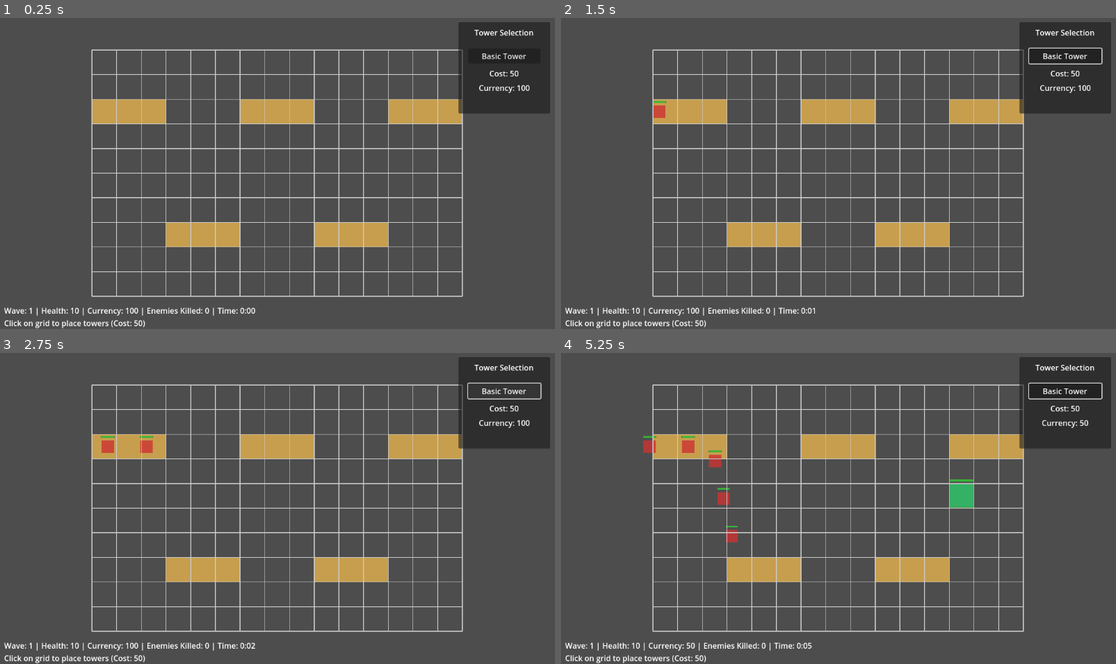
Above: before the commit, frames 1-4 (two rows, left to right).
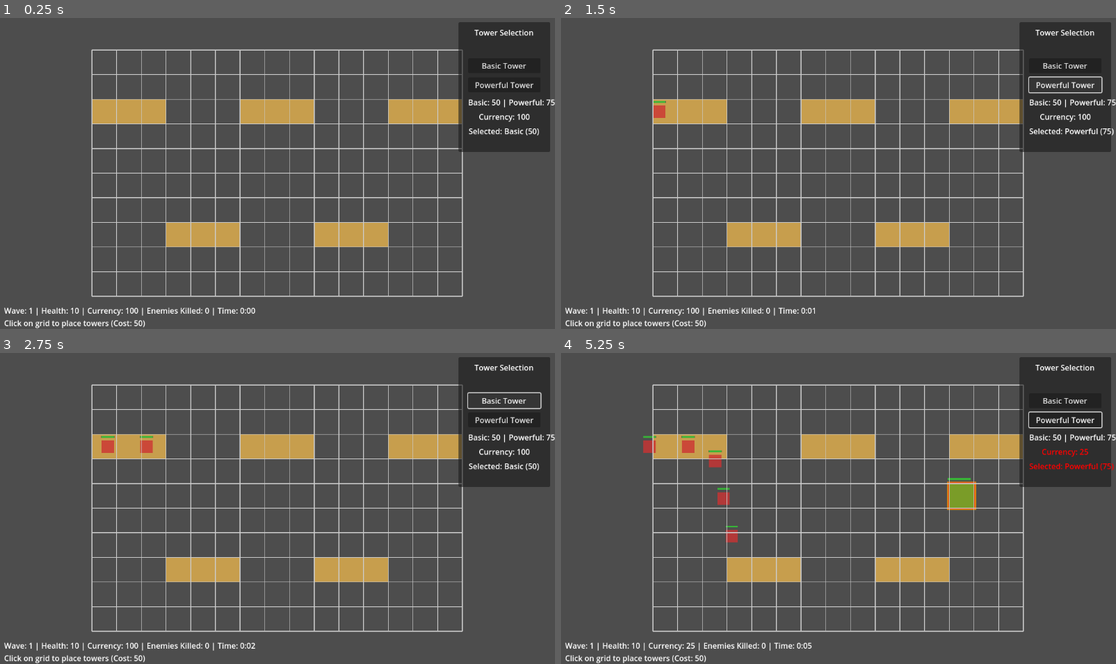
Above: after the commit, the same moments.

Repository: rivie13/CyberCrawler_basic_tower_defense_demo
Game: Godot game, scene res://scenes/Main.tscn
The game is run twice, just before and just after one commit, with the same random seed, the same clock (stepped at 60 frames per second) and the same inputs.
Inputs (mouse positions are in pixels of both pictures, inside the frame that each line leads up to):
- Up to frame 1 (0.25 s): no input
- Up to frame 2 (1.5 s): click "Basic Tower" at 0.5 s; click (1066, 86) at 1.25 s, where only the run after the commit has a clickable "Powerful Tower"
- Up to frame 3 (2.75 s): click "Basic Tower" at 2 s
- Up to frame 4 (5.25 s): click (1066, 421) at 2.75 s, where only the run after the commit has a clickable "Powerful Tower"; click "Basic Tower" at 3.5 s; click (1066, 421) at 4.25 s, where only the run after the commit has a clickable "Powerful Tower"; tap G at 5 s; move the mouse to (960, 492) at 5.02 s; click (960, 492) at 5.17 s

The runs differ from the first frame. In frame 1, 2.5% of the frame differs, in the area x 82-100%, y 11-44%; in frame 2, 2.7%; in frame 3, 2.7%; in frame 4, 3.3%, in the area x 22-100%, y 9-96%.

Commit message:
feat: Add PowerfulTower with enhanced stats and alert system integration
- Create PowerfulTower class with enhanced damage (4), range (250), attack rate (2.5)
- Add PowerfulTower scene with distinct red-orange visual styling
- Update CurrencyManager to support multiple tower types with different costs
- Update TowerManager to handle basic and powerful tower placement
- Enhance Main.tscn UI with powerful tower button and tower selection system
- Update MainController with tower selection state and UI updates
- Integrate powerful towers with RivalHackerManager threat level system
- PowerfulTower has power level ~0.82 which will trigger alert system thresholds

Power calculations:
- Basic Tower: damage=1, range=150, rate=1.0  power level ~0.33 (not powerful)
- Powerful Tower: damage=4, range=250, rate=2.5  power level ~0.82 (highly powerful)

This addresses the Trello task: 'create a powerful tower for the alert system to use'

Diff:
--- a/cybercrawler_basictowerdefense/scenes/Main.tscn
+++ b/cybercrawler_basictowerdefense/scenes/Main.tscn
@@ -30,7 +30,7 @@
 offset_left = -200.0
 offset_top = 10.0
 offset_right = -10.0
-offset_bottom = 200.0
+offset_bottom = 280.0
 
 [node name="TowerSelectionLabel" type="Label" parent="UI/TowerSelectionPanel"]
 layout_mode = 0
@@ -50,10 +50,22 @@
 anchor_right = 0.5
 anchor_bottom = 0.5
 offset_left = -75.0
-offset_top = -40.0
+offset_top = -60.0
 offset_right = 75.0
-offset_bottom = -10.0
+offset_bottom = -30.0
 text = "Basic Tower"
+
+[node name="PowerfulTowerButton" type="Button" parent="UI/TowerSelectionPanel"]
+layout_mode = 0
+anchor_left = 0.5
+anchor_top = 0.5
+anchor_right = 0.5
+anchor_bottom = 0.5
+offset_left = -75.0
+offset_top = -20.0
+offset_right = 75.0
+offset_bottom = 10.0
+text = "Powerful Tower"
 
 [node name="CostLabel" type="Label" parent="UI/TowerSelectionPanel"]
 layout_mode = 0
@@ -62,9 +74,10 @@
 anchor_right = 0.5
 anchor_bottom = 0.5
 offset_left = -75.0
+offset_top = 20.0
 offset_right = 75.0
-offset_bottom = 20.0
-text = "Cost: 50"
+offset_bottom = 40.0
+text = "Basic: 50 | Powerful: 75"
 horizontal_alignment = 1
 
 [node name="CurrencyLabel" type="Label" parent="UI/TowerSelectionPanel"]
@@ -74,8 +87,21 @@
 anchor_right = 0.5
 anchor_bottom = 0.5
 offset_left = -75.0
-offset_top = 30.0
+offset_top = 50.0
 offset_right = 75.0
-offset_bottom = 50.0
+offset_bottom = 70.0
 text = "Currency: 100"
 horizontal_alignment = 1
+
+[node name="SelectedTowerLabel" type="Label" parent="UI/TowerSelectionPanel"]
+layout_mode = 0
+anchor_left = 0.5
+anchor_top = 0.5
+anchor_right = 0.5
+anchor_bottom = 0.5
+offset_left = -75.0
+offset_top = 80.0
+offset_right = 75.0
+offset_bottom = 100.0
+text = "Selected: Basic"
+horizontal_alignment = 1
--- /dev/null
+++ b/cybercrawler_basictowerdefense/scenes/PowerfulTower.tscn
@@ -0,0 +1,6 @@
+[gd_scene load_steps=2 format=3 uid="uid://b8xd4p7vqr8wkn"]
+
+[ext_resource type="Script" path="res://scripts/Tower/PowerfulTower.gd" id="1_powerful"]
+
+[node name="PowerfulTower" type="Node2D"]
+script = ExtResource("1_powerful")
--- a/cybercrawler_basictowerdefense/scripts/Currency/CurrencyManager.gd
+++ b/cybercrawler_basictowerdefense/scripts/Currency/CurrencyManager.gd
@@ -7,7 +7,10 @@
 # Currency system
 var player_currency: int = 100  # Starting money for towers
 var currency_per_kill: int = 10  # Money earned per enemy killed
-var tower_cost: int = 50  # Cost to purchase a tower
+
+# Tower costs - updated to support multiple tower types
+var basic_tower_cost: int = 50  # Cost for basic tower
+var powerful_tower_cost: int = 75  # Cost for powerful tower
 
 func _ready():
 	# Emit initial currency amount
@@ -16,38 +19,91 @@
 func get_currency() -> int:
 	return player_currency
 
-func get_tower_cost() -> int:
-	return tower_cost
+func get_basic_tower_cost() -> int:
+	return basic_tower_cost
+
+func get_powerful_tower_cost() -> int:
+	return powerful_tower_cost
 
 func get_currency_per_kill() -> int:
 	return currency_per_kill
 
+func can_afford_basic_tower() -> bool:
+	return player_currency >= basic_tower_cost
+
+func can_afford_powerful_tower() -> bool:
+	return player_currency >= powerful_tower_cost
+
+func can_afford_tower_type(tower_type: String) -> bool:
+	match tower_type:
+		"basic":
+			return can_afford_basic_tower()
+		"powerful":
+			return can_afford_powerful_tower()
+		_:
+			print("Unknown tower type: ", tower_type)
+			return false
+
+# Backwards compatibility
 func can_afford_tower() -> bool:
-	return player_currency >= tower_cost
+	return can_afford_basic_tower()
 
 func add_currency_for_kill():
 	player_currency += currency_per_kill
 	currency_changed.emit(player_currency)
 	print("Currency earned for kill: +%d | Total: %d" % [currency_per_kill, player_currency])
 
-func purchase_tower() -> bool:
-	if not can_afford_tower():
-		print("Insufficient funds! Need %d currency, have %d" % [tower_cost, player_currency])
+func purchase_basic_tower() -> bool:
+	if not can_afford_basic_tower():
+		print("Insufficient funds! Need %d currency, have %d" % [basic_tower_cost, player_currency])
 		return false
 
-	player_currency -= tower_cost
+	player_currency -= basic_tower_cost
 	currency_changed.emit(player_currency)
-	print("Tower purchased! Cost: %d | Remaining currency: %d" % [tower_cost, player_currency])
+	print("Basic Tower purchased! Cost: %d | Remaining currency: %d" % [basic_tower_cost, player_currency])
 	return true
+
+func purchase_powerful_tower() -> bool:
+	if not can_afford_powerful_tower():
+		print("Insufficient funds! Need %d currency, have %d" % [powerful_tower_cost, player_currency])
+		return false
+
+	player_currency -= powerful_tower_cost
+	currency_changed.emit(player_currency)
+	print("Powerful Tower purchased! Cost: %d | Remaining currency: %d" % [powerful_tower_cost, player_currency])
+	return true
+
+func purchase_tower_type(tower_type: String) -> bool:
+	match tower_type:
+		"basic":
+			return purchase_basic_tower()
+		"powerful":
+			return purchase_powerful_tower()
+		_:
+			print("Unknown tower type: ", tower_type)
+			return false
+
+# Backwards compatibility
+func purchase_tower() -> bool:
+	return purchase_basic_tower()
 
 func add_currency(amount: int):
 	if amount > 0:
 		player_currency += amount
 		currency_changed.emit(player_currency)
 
+# Backwards compatibility
 func set_tower_cost(new_cost: int):
 	if new_cost > 0:
-		tower_cost = new_cost
+		basic_tower_cost = new_cost
+
+func set_basic_tower_cost(new_cost: int):
+	if new_cost > 0:
+		basic_tower_cost = new_cost
+
+func set_powerful_tower_cost(new_cost: int):
+	if new_cost > 0:
+		powerful_tower_cost = new_cost
 
 func set_currency_per_kill(new_amount: int):
 	if new_amount >= 0:
--- a/cybercrawler_basictowerdefense/scripts/MainController.gd
+++ b/cybercrawler_basictowerdefense/scripts/MainController.gd
@@ -16,6 +16,9 @@
 
 # UI update timer
 var ui_update_timer: Timer
+
+# Tower selection system
+var selected_tower_type: String = "basic"  # Default to basic tower
 
 func _ready():
 	setup_managers()
@@ -71,10 +74,15 @@
 	rival_hacker_manager.enemy_tower_placed.connect(_on_enemy_tower_placed)
 
 func setup_ui():
-	# Setup tower selection UI
-	var tower_button = $UI/TowerSelectionPanel/BasicTowerButton
-	if tower_button:
-		tower_button.pressed.connect(_on_tower_selected)
+	# Setup basic tower selection UI
+	var basic_tower_button = $UI/TowerSelectionPanel/BasicTowerButton
+	if basic_tower_button:
+		basic_tower_button.pressed.connect(_on_basic_tower_selected)
+
+	# Setup powerful tower selection UI
+	var powerful_tower_button = $UI/TowerSelectionPanel/PowerfulTowerButton
+	if powerful_tower_button:
+		powerful_tower_button.pressed.connect(_on_powerful_tower_selected)
 
 	# Setup UI update timer to refresh every second
 	ui_update_timer = Timer.new()
@@ -109,19 +117,34 @@
 	var grid_pos = grid_manager.world_to_grid(global_pos)
 
 	if grid_manager.is_valid_grid_position(grid_pos):
-		tower_manager.attempt_tower_placement(grid_pos)
-
+		tower_manager.attempt_tower_placement(grid_pos, selected_tower_type)
+
+func _on_basic_tower_selected():
+	selected_tower_type = "basic"
+	print("Basic Tower selected (Cost: %d) - Click on grid to place" % [currency_manager.get_basic_tower_cost()])
+	update_tower_selection_ui()
+
+func _on_powerful_tower_selected():
+	selected_tower_type = "powerful"
+	print("Powerful Tower selected (Cost: %d) - Click on grid to place" % [currency_manager.get_powerful_tower_cost()])
+	update_tower_selection_ui()
+
+# Backwards compatibility
 func _on_tower_selected():
-	# For now, just provide feedback that tower is selected
-	print("Basic Tower selected - Click on grid to place (Cost: %d)" % [currency_manager.get_tower_cost()])
+	_on_basic_tower_selected()
 
 func _on_currency_changed(_new_amount: int):
 	update_tower_selection_ui()
 	update_info_label()
 
-func _on_tower_placed(_grid_pos: Vector2i):
-	update_tower_selection_ui()
-	update_info_label()
+func _on_tower_placed(grid_pos: Vector2i, tower_type: String):
+	print("MainController: %s tower placed at %s" % [tower_type.capitalize(), grid_pos])
+	update_tower_selection_ui()
+	update_info_label()
+
+	# Check if this was a powerful tower for alert system integration
+	if tower_type == "powerful":
+		print("MainController: Powerful tower placed - this should trigger alert system!")
 
 func _on_tower_placement_failed(reason: String):
 	print("Tower placement failed: ", reason)
@@ -131,21 +154,36 @@
 	update_info_label()
 
 func update_tower_selection_ui():
-	# Update cost label
+	# Update cost label to show both tower types
 	var cost_label = $UI/TowerSelectionPanel/CostLabel
 	if cost_label:
-		cost_label.text = "Cost: %d" % [currency_manager.get_tower_cost()]
+		cost_label.text = "Basic: %d | Powerful: %d" % [
+			currency_manager.get_basic_tower_cost(),
+			currency_manager.get_powerful_tower_cost()
+		]
 
 	# Update currency label
 	var currency_label = $UI/TowerSelectionPanel/CurrencyLabel
 	if currency_label:
 		currency_label.text = "Currency: %d" % [currency_manager.get_currency()]
 
-		# Change color based on affordability
-		if currency_manager.can_afford_tower():
+		# Change color based on affordability of selected tower
+		if currency_manager.can_afford_tower_type(selected_tower_type):
 			currency_label.modulate = Color.WHITE
 		else:
 			currency_label.modulate = Color.RED
+
+	# Update selected tower label
+	var selected_label = $UI/TowerSelectionPanel/SelectedTowerLabel
+	if selected_label:
+		var cost = currency_manager.get_basic_tower_cost() if selected_tower_type == "basic" else currency_manager.get_powerful_tower_cost()
+		selected_label.text = "Selected: %s (%d)" % [selected_tower_type.capitalize(), cost]
+
+		# Change color based on affordability
+		if currency_manager.can_afford_tower_type(selected_tower_type):
+			selected_label.modulate = Color.WHITE
+		else:
+			selected_label.modulate = Color.RED
 
 func update_info_label():
 	var info_label = $UI/InfoLabel
--- a/cybercrawler_basictowerdefense/scripts/Rival/RivalHackerManager.gd
+++ b/cybercrawler_basictowerdefense/scripts/Rival/RivalHackerManager.gd
@@ -191,10 +191,16 @@
 	enemy_tower_placed.emit(grid_pos)
 	return true
 
-func _on_player_tower_placed(grid_pos: Vector2i):
+func _on_player_tower_placed(grid_pos: Vector2i, tower_type: String):
 	# React to player tower placement
-	print("RivalHacker: Player placed tower at ", grid_pos, " - threat level increased!")
-	player_threat_level += 1
+	print("RivalHacker: Player placed %s tower at %s - threat level increased!" % [tower_type, grid_pos])
+
+	# Increase threat level more for powerful towers
+	if tower_type == "powerful":
+		player_threat_level += 3  # Powerful towers are much more threatening
+		print("RivalHacker: POWERFUL TOWER DETECTED - Significant threat increase!")
+	else:
+		player_threat_level += 1  # Basic towers get normal threat increase
 
 	# Notify alert system about tower placement
 	if alert_system and alert_system.is_monitoring:
--- /dev/null
+++ b/cybercrawler_basictowerdefense/scripts/Tower/PowerfulTower.gd
@@ -0,0 +1,57 @@
+extends Tower
+class_name PowerfulTower
+
+# Enhanced tower properties for powerful tower
+# These stats will give a power level of ~0.82 (well above 0.7 threshold)
+
+func _ready():
+	# Set enhanced stats before calling parent _ready()
+	damage = 4  # Enhanced damage (vs 1 for basic tower)
+	tower_range = 250.0  # Enhanced range (vs 150.0 for basic tower)
+	attack_rate = 2.5  # Enhanced attack rate (vs 1.0 for basic tower)
+	projectile_speed = 400.0  # Faster projectiles
+	max_health = 6  # More health than basic tower
+	health = 6
+
+	# Call parent setup
+	super._ready()
+
+func create_tower_visual():
+	# Create tower body with distinct powerful tower appearance (red-orange)
+	tower_body = ColorRect.new()
+	tower_body.size = Vector2(70, 70)  # Slightly larger than basic tower
+	tower_body.position = Vector2(-35, -35)
+	tower_body.color = Color(0.9, 0.3, 0.1, 0.9)  # Red-orange color to indicate power
+	add_child(tower_body)
+
+	# Create a border to make it more distinct
+	var tower_border = ColorRect.new()
+	tower_border.size = Vector2(74, 74)
+	tower_border.position = Vector2(-37, -37)
+	tower_border.color = Color(1.0, 0.6, 0.0, 0.8)  # Orange border
+	add_child(tower_border)
+	move_child(tower_border, 0)  # Put border behind main body
+
+	# Create health bar background
+	health_bar_bg = ColorRect.new()
+	health_bar_bg.size = Vector2(76, 8)
+	health_bar_bg.position = Vector2(-38, -48)
+	health_bar_bg.color = Color(0.3, 0.3, 0.3, 0.8)
+	add_child(health_bar_bg)
+
+	# Create health bar
+	health_bar = ColorRect.new()
+	health_bar.size = Vector2(72, 6)
+	health_bar.position = Vector2(-36, -47)
+	health_bar.color = Color(0.9, 0.1, 0.1, 0.9)  # Red health bar for powerful tower
+	add_child(health_bar)
+
+	# Create range indicator (visible when selected)
+	range_circle = Node2D.new()
+	add_child(range_circle)
+
+func get_tower_description() -> String:
+	return "Powerful Tower - Enhanced damage, range, and attack speed. Will trigger rival alert systems!"
+
+func get_tower_cost() -> int:
+	return 75  # More expensive than basic tower (basic is likely 25-50)
--- a/cybercrawler_basictowerdefense/scripts/Tower/TowerManager.gd
+++ b/cybercrawler_basictowerdefense/scripts/Tower/TowerManager.gd
@@ -2,11 +2,14 @@
 class_name TowerManager
 
 # Signals
-signal tower_placed(grid_pos: Vector2i)
+signal tower_placed(grid_pos: Vector2i, tower_type: String)
 signal tower_placement_failed(reason: String)
 
+# Tower scenes
+const TOWER_SCENE = preload("res://scenes/Tower.tscn")
+const POWERFUL_TOWER_SCENE = preload("res://scenes/PowerfulTower.tscn")
+
 # Tower management
-const TOWER_SCENE = preload("res://scenes/Tower.tscn")
 var towers_placed: Array[Tower] = []
 
 # References to other managers
@@ -19,7 +22,7 @@
 	currency_manager = currency_mgr
 	wave_manager = wave_mgr
 
-func attempt_tower_placement(grid_pos: Vector2i) -> bool:
+func attempt_tower_placement(grid_pos: Vector2i, tower_type: String = "basic") -> bool:
 	if not grid_manager or not currency_manager:
 		print("TowerManager: Required managers not set!")
 		return false
@@ -38,23 +41,42 @@
 		tower_placement_failed.emit("Cannot place tower on enemy path")
 		return false
 
-	# Check currency
-	if not currency_manager.can_afford_tower():
-		tower_placement_failed.emit("Insufficient funds")
+	# Check currency for the specific tower type
+	if not currency_manager.can_afford_tower_type(tower_type):
+		tower_placement_failed.emit("Insufficient funds for " + tower_type + " tower")
 		return false
 
 	# All checks passed, place the tower
-	return place_tower(grid_pos)
+	return place_tower(grid_pos, tower_type)
 
-func place_tower(grid_pos: Vector2i) -> bool:
-	if not currency_manager.purchase_tower():
+# Backwards compatibility
+func attempt_basic_tower_placement(grid_pos: Vector2i) -> bool:
+	return attempt_tower_placement(grid_pos, "basic")
+
+func place_tower(grid_pos: Vector2i, tower_type: String = "basic") -> bool:
+	if not currency_manager.purchase_tower_type(tower_type):
 		return false
 
 	# Mark grid as occupied
 	grid_manager.set_grid_occupied(grid_pos, true)
 
-	# Create tower from scene
-	var tower = TOWER_SCENE.instantiate()
+	# Create tower from appropriate scene
+	var tower: Tower
+	match tower_type:
+		"basic":
+			tower = TOWER_SCENE.instantiate()
+		"powerful":
+			tower = POWERFUL_TOWER_SCENE.instantiate()
+		_:
+			print("TowerManager: Unknown tower type: ", tower_type)
+			# Refund the purchase since we can't create the tower
+			if tower_type == "basic":
+				currency_manager.add_currency(currency_manager.get_basic_tower_cost())
+			elif tower_type == "powerful":
+				currency_manager.add_currency(currency_manager.get_powerful_tower_cost())
+			grid_manager.set_grid_occupied(grid_pos, false)
+			return false
+
 	var world_pos = grid_manager.grid_to_world(grid_pos)
 	tower.global_position = world_pos
 	tower.set_grid_position(grid_pos)
@@ -67,8 +89,8 @@
 	else:
 		add_child(tower)
 
-	tower_placed.emit(grid_pos)
-	print("Tower placed at grid position: ", grid_pos)
+	tower_placed.emit(grid_pos, tower_type)
+	print("TowerManager: ", tower_type.capitalize(), " tower placed at grid position: ", grid_pos)
 	return true
 
 func get_enemies_for_towers() -> Array[Enemy]:
@@ -95,8 +117,39 @@
 func get_tower_count() -> int:
 	return towers_placed.size()
 
+func get_tower_count_by_type(tower_type: String) -> int:
+	var count = 0
+	for tower in towers_placed:
+		if is_instance_valid(tower):
+			match tower_type:
+				"basic":
+					if tower.get_script() == load("res://scripts/Tower/Tower.gd"):
+						count += 1
+				"powerful":
+					if tower is PowerfulTower:
+						count += 1
+	return count
+
 func remove_tower(tower: Tower):
 	if tower in towers_placed:
 		towers_placed.erase(tower)
 		# Could add logic here to mark grid position as unoccupied
 		# if we need tower removal functionality
+
+# Get total power level of all placed towers (for alert system)
+func get_total_power_level() -> float:
+	var total_power = 0.0
+	for tower in towers_placed:
+		if is_instance_valid(tower):
+			var damage = tower.damage
+			var tower_range = tower.tower_range
+			var attack_rate = tower.attack_rate
+
+			# Use same power calculation as alert system
+			var damage_score = min(1.0, damage / 5.0)
+			var range_score = min(1.0, tower_range / 300.0)
+			var attack_rate_score = min(1.0, attack_rate / 3.0)
+			var power_level = (damage_score * 0.4) + (range_score * 0.3) + (attack_rate_score * 0.3)
+			total_power += power_level
+
+	return total_power
Not shown, added: cybercrawler_basictowerdefense/scripts/Tower/PowerfulTower.gd.uid
